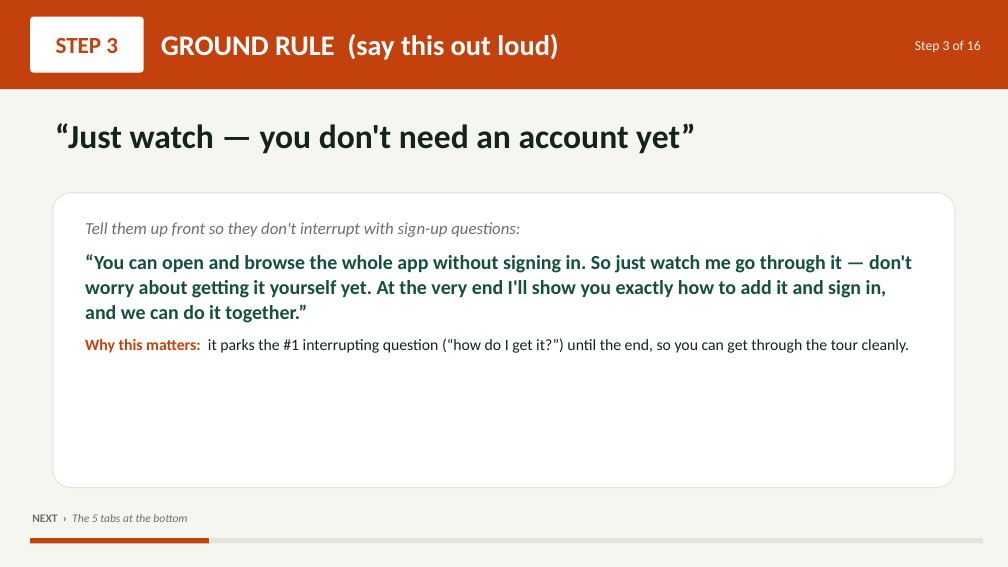
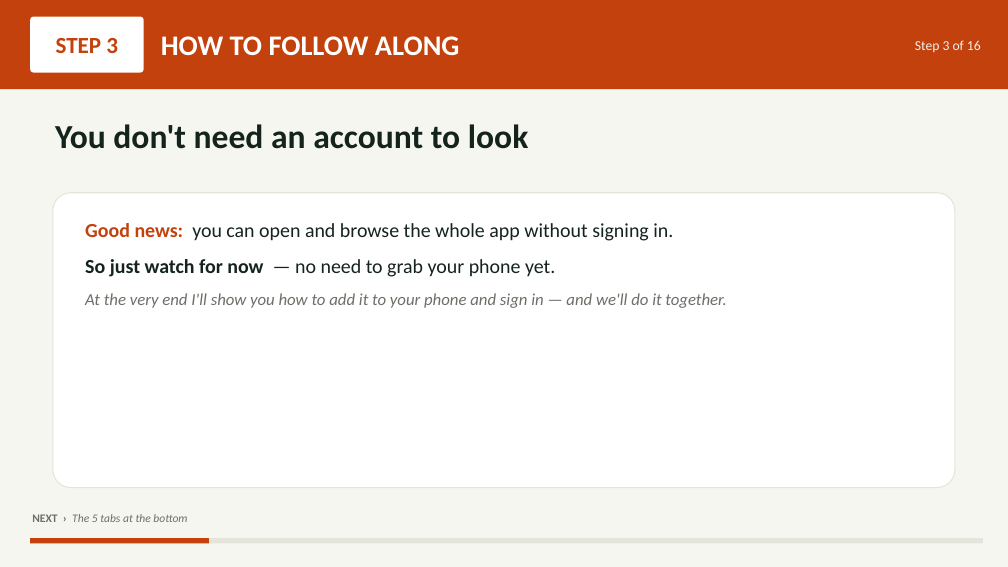
Before and after one commit to btheis15/mlr-app, a slide deck: slide 4 of presentation/MLR-App-Presentation.pptx. Drawn at 1008x567 pixels with LibreOffice and Linux fonts; fonts in the diff are those of the drawing. Boxes give left, top, right and bottom in pixels: in the first picture for what was removed or moved away, otherwise in the second. Text is boxed around its words. In the diff, an @@ line names an element or a change of style, - is before the commit and + after.

```diff
--- a/presentation/MLR-App-Presentation.pptx
+++ b/presentation/MLR-App-Presentation.pptx
@@ text at box(161, 36, 460, 55): text changed @@
-GROUND RULE (say this out loud)
+HOW TO FOLLOW ALONG
@@ text at box(55, 124, 528, 149): text changed @@
-“Just watch — you don't need an account yet”
+You don't need an account to look
@@ text at box(85, 223, 726, 308): text changed; text colour #15503A to #14241C; bold off @@
-Tell them up front so they don't interrupt with sign-up questions:
-“You can open and browse the whole app without signing in. So just watch me go through it — don't worry about getting it yourself yet. At the very end I'll show you exactly how to add it and sign in, and we can do it together.”
-Why this matters: it parks the #1 interrupting question (“how do I get it?”) until the end, so you can get through the tour cleanly.
+Good news: you can open and browse the whole app without signing in.
+So just watch for now — no need to grab your phone yet.
+At the very end I'll show you how to add it to your phone and sign in — and we'll do it together.
```
Also in this commit, not shown: 14 other slides changed, 1 other file.
